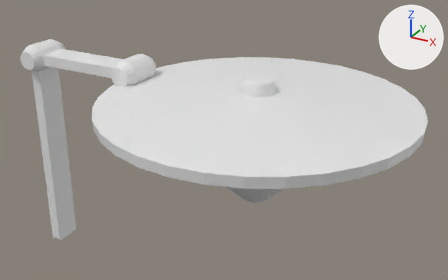
The Blender file Art/Models/tank_boss.blend: old version first, new version second.
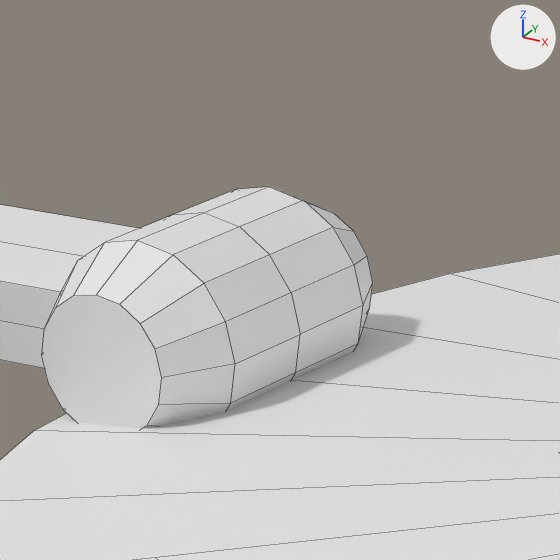
Each version is shown whole from a camera (50 mm lens) standing at (15.59, -32.65, 29.11) and looking at (-3.37, 1.82, 11.88), then close up on the part from 24% to 40% of the width and 10% to 37% of the height. The axes (+X, +Y, +Z) are drawn at upper right. The lights are the same throughout. The close-ups show mesh edges as thin lines.

The older version as bpy lines, for what is in view:
```python
me_cylinder = bpy.data.meshes.new('Cylinder')
me_cylinder.from_pydata(...)  # 224 vertices, 194 faces; spans x -10.1..10.1, y -10.1..10.1, z -7.0..1.1
me_cylinder_002 = bpy.data.meshes.new('Cylinder.002')
me_cylinder_002.from_pydata(...)  # 24 vertices, 16 faces; spans x -3.21..3.21, y -1.0..1.0, z -0.38..0.38
me_cylinder_004 = bpy.data.meshes.new('Cylinder.004')
me_cylinder_004.from_pydata(...)  # 80 vertices, 66 faces; spans x -1.0..1.0, y -1.64..1.64, z -1.0..1.0
ob_cylinder = bpy.data.objects.new('Cylinder', me_cylinder)
ob_cylinder.location = (0.0, 0.0, 16.22)
ob_cylinder_001 = bpy.data.objects.new('Cylinder.001', me_cylinder_004)
ob_cylinder_001.location = (-9.35, 0.0, 16.4)
ob_cylinder_002 = bpy.data.objects.new('Cylinder.002', me_cylinder_002)
ob_cylinder_002.location = (-13.47, 0.0, 16.4)
```
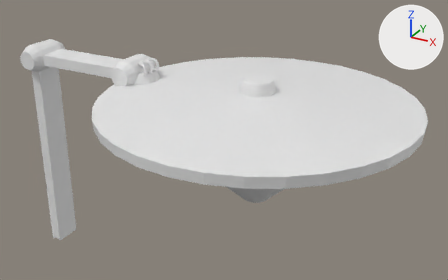
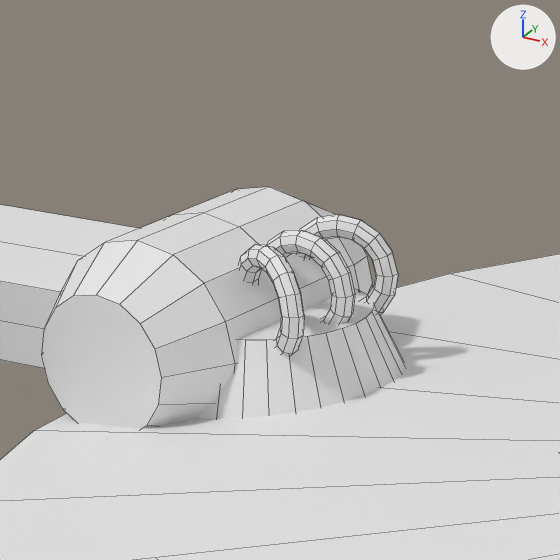
Where the change shows, as pixel boxes [x1, y1, x2, y2] in the close-ups (560 x 560 px):
'Cylinder.005', added: after [197, 214, 405, 419]

The change, as a diff of the scene's bpy script:
```diff
--- a/Art/Models/tank_boss.blend.py
+++ b/Art/Models/tank_boss.blend.py
@@ me_cylinder_006 @@
+me_cylinder_006.from_pydata(...)  # 448 vertices, 418 faces; spans x -1.31..1.31, y -1.31..1.31, z -0.42..1.22
@@ ob_cylinder_005 @@
+ob_cylinder_005 = bpy.data.objects.new('Cylinder.005', me_cylinder_006)
+ob_cylinder_005.location = (-8.67, 0.0, 16.17)
```
